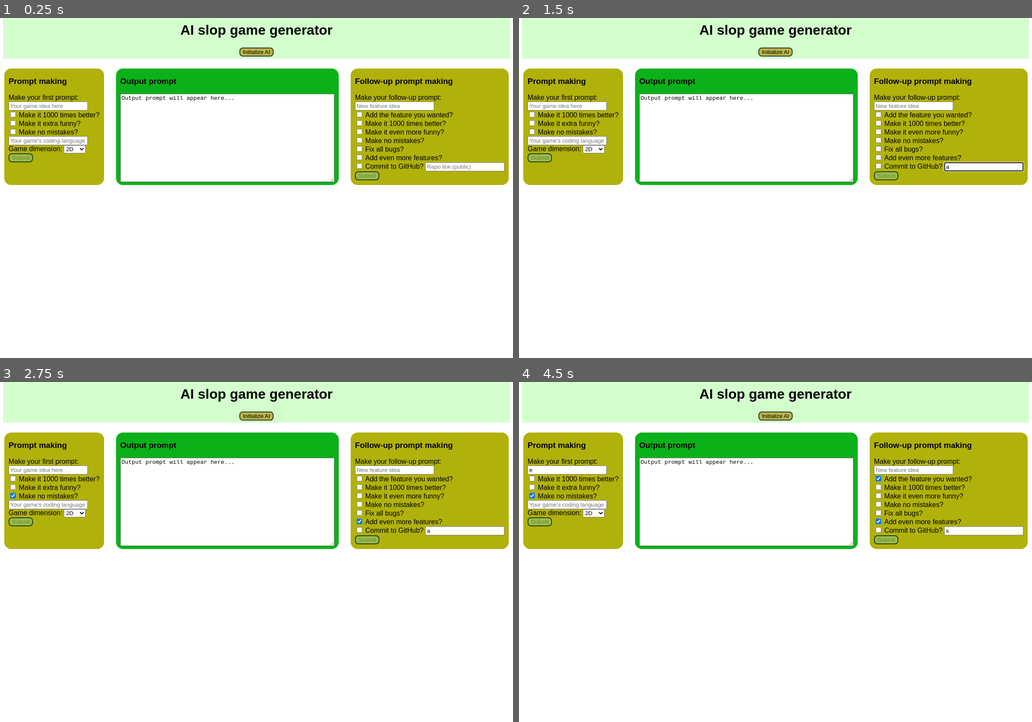
Above: before the commit, frames 1-4 (two rows, left to right).
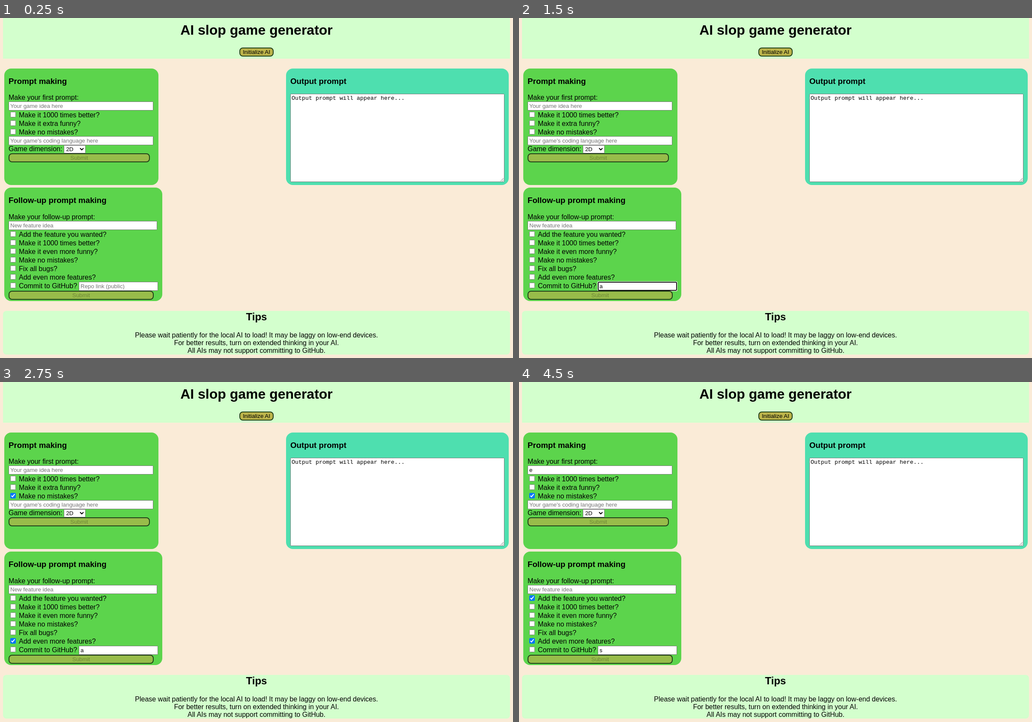
Above: after the commit, the same moments.

Repository: suklaasukkulayt/ai-slop-game-generator
Game: browser game, page index.html
The game is run twice, just before and just after one commit, with the same random seed, the same clock (stepped at 60 frames per second) and the same inputs.
Inputs (mouse positions are in pixels of both pictures, inside the frame that each line leads up to; where the layout moved, square brackets give the same spot in the first picture):
- Up to frame 1 (0.25 s): no input
- Up to frame 2 (1.5 s): click (636, 286) [985, 167] at 1.27 s; type "a" at 1.27 s; tap Enter at 1.3 s
- Up to frame 3 (2.75 s): click (15, 640) [359, 521] at 1.87 s; click (15, 497) at 2.47 s
- Up to frame 4 (4.5 s): click (636, 650) [985, 531] at 3.07 s; type "s" at 3.07 s; tap Enter at 3.1, 3.7 s; click (601, 470) [565, 470] at 3.67 s; type "e" at 3.67 s; click (534, 596) [878, 477] at 4.27 s

The runs differ from the first frame. In frame 1, 82% of the frame differs, in the area x 0-100%, y 0-100%; in frame 2, 82%; in frame 3, 82%; in frame 4, 82%.

Commit message:
better css maybe

Diff:
--- a/index.html
+++ b/index.html
@@ -72,6 +72,13 @@
     </section>
     </section>
 
+    <div id="footer">
+        <h2>Tips</h2>
+        <p class="marginbottom">Please wait patiently for the local AI to load! It may be laggy on low-end devices.</p>
+        <p class="marginbottom">For better results, turn on extended thinking in your AI.</p>
+        <p class="marginbottom">All AIs may not support committing to GitHub.</p>
+    </div>
+
     <div id="copiedDiv">
         <p id="copiedTxt"></p>
         <button id="closeBtn" aria-label="Close" title="Close">
--- a/style.css
+++ b/style.css
@@ -1,9 +1,14 @@
+body {
+    background-color: antiquewhite;
+}
+
 h1, h2, h3, h4 {
     font-family: 'Franklin Gothic Medium', 'Arial Narrow', Arial, sans-serif;
 }
 
 textarea {
     height: 200px;
+    min-height: 190px;
     width: 100%;
     max-width: 700px;
     white-space: pre-line;
@@ -12,6 +17,10 @@
 
 p, label, button {
     font-family: 'Trebuchet MS', 'Lucida Sans Unicode', 'Lucida Grande', 'Lucida Sans', Arial, sans-serif;
+}
+
+#gameidea, #featureidea, #clanguage, #submit1, #submit2 {
+    width: calc(100% - 10px);
 }
 
 button {
@@ -57,7 +66,7 @@
 }
 
 #copiedDiv {
-    background-color: bisque;
+    background-color: rgb(212, 189, 87);
     border-radius: 16px;
     width: fit-content;
     position: fixed;
@@ -117,18 +126,18 @@
 }
 
 #ideasection {
-    background-color: rgb(177, 177, 11);
+    background-color: rgb(92, 212, 76);
     border-radius: 1rem;
     margin: 3px;
     padding-left: 10px;
     padding-right: 10px;
     padding-bottom: 3px;
     box-sizing: border-box;
-    width: fit-content;
+    width: 360px;
 }
 
 #followupsection {
-    background-color: rgb(177, 177, 11);
+    background-color: rgb(92, 212, 76);
     border-radius: 1rem;
     margin: 3px;
     padding-left: 10px;
@@ -139,7 +148,7 @@
 }
 
 #outputsection {
-    background-color: rgb(11, 177, 25);
+    background-color: rgb(78, 223, 175);
     border-radius: 1rem;
     margin: 3px;
     padding-left: 10px;
@@ -162,3 +171,14 @@
     flex-wrap: wrap;
     justify-content: space-between;
 }
+
+#footer {
+    text-align: center;
+    background-color: rgb(211, 255, 205);
+    border-radius: 8px;
+}
+
+.marginbottom {
+    margin-top: 0;
+    margin-bottom: 0;
+}
